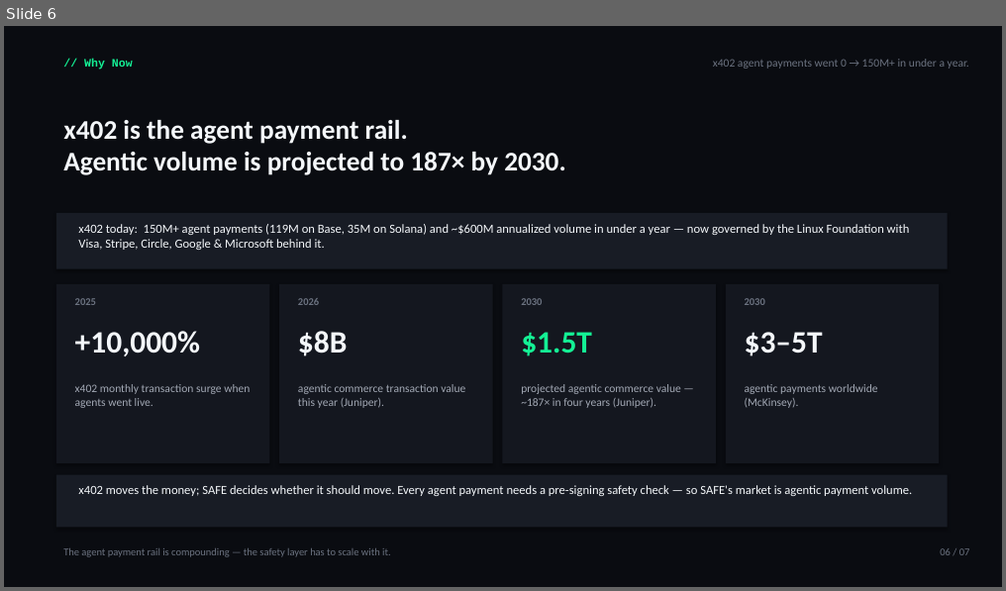
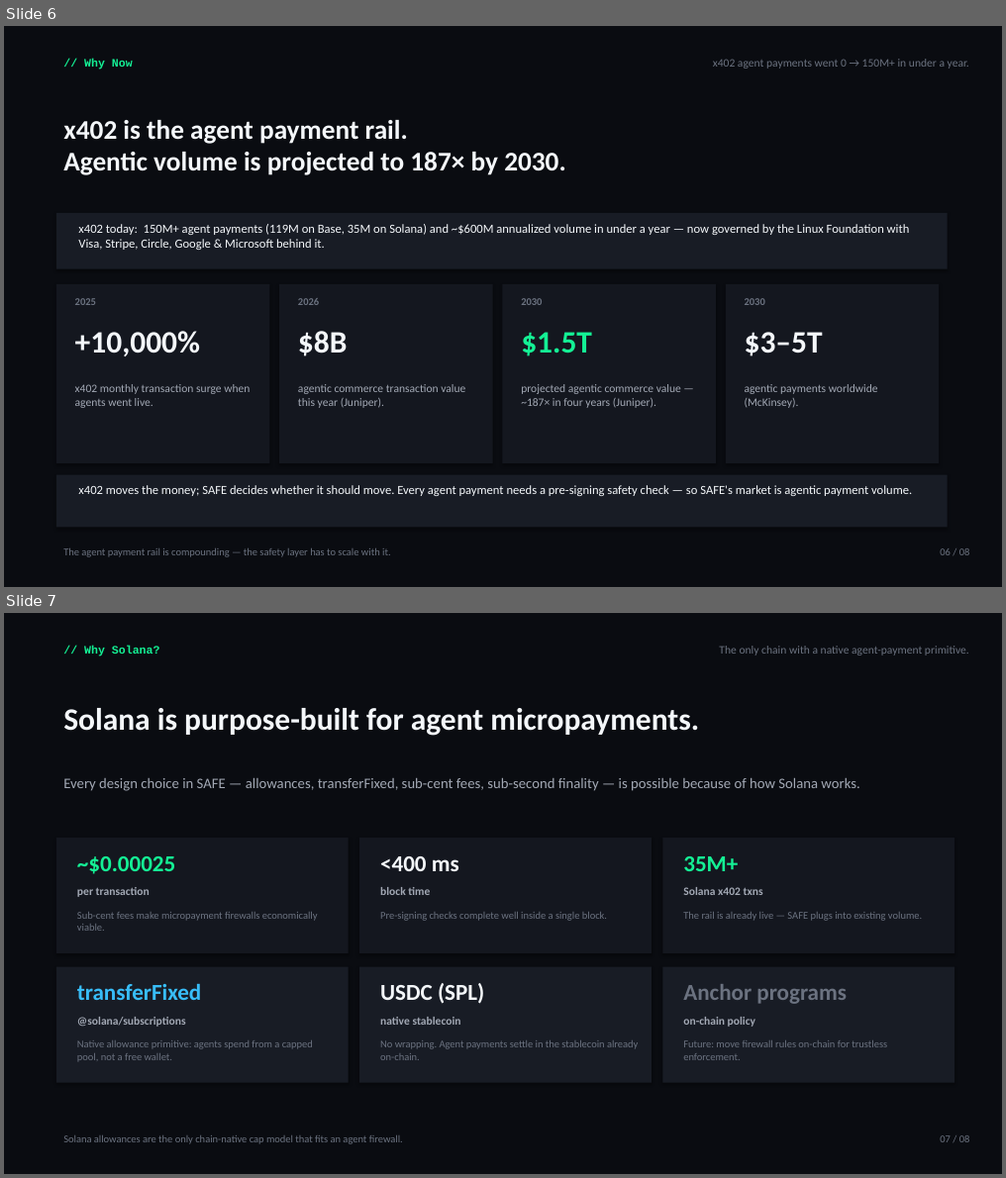
Before and after one commit to Marcussy34/SAFE, a slide deck: docs/pitch/hackathon-deck.pptx. Shown one above the other, each under a label of ours: slide 6 before the commit, slides 6 and 7 after it. The pictures are 1006x591 and 1006x1178 pixels, drawn with LibreOffice and Linux fonts; fonts in the diff are those of the drawing. Boxes give left, top, right and bottom in pixels: in the first picture for what was removed or moved away, otherwise in the second. Text is boxed around its words. In the diff, an @@ line names an element or a change of style, - is before the commit and + after.

Commit message:
Update pitch deck with new slide on Solana's advantages for agent micropayments and adjust footers for consistency across slides. Increment slide numbers to reflect the addition of the new content.

```diff
--- a/docs/pitch/hackathon-deck.pptx
+++ b/docs/pitch/hackathon-deck.pptx
@@ slide 7 added at [4, 613, 1002, 1174], background #0A0C11 @@
@@ text added at [84, 646, 160, 657], 11 pt, text #14F195, bold @@
+// Why Solana?
@@ text added at [719, 646, 969, 656], 11 pt, text #6B7280 @@
+The only chain with a native agent-payment primitive.
@@ text added at [63, 708, 699, 736], 30 pt, text #F4F7FA, bold @@
+Solana is purpose-built for agent micropayments.
@@ text added at [63, 778, 859, 791], 14 pt, text #A2A8B4 @@
+Every design choice in SAFE — allowances, transferFixed, sub-cent fees, sub-second finality — is possible because of how Solana works.
@@ rectangle added at [56, 838, 349, 954], fill #14171F @@
@@ rectangle added at [359, 838, 651, 954], fill #14171F @@
@@ rectangle added at [662, 838, 954, 954], fill #14171F @@
@@ text added at [77, 857, 175, 874], 22 pt, text #14F195, bold @@
+~$0.00025
@@ text added at [380, 857, 459, 871], 22 pt, text #F4F7FA, bold @@
+<400 ms
@@ text added at [683, 857, 738, 871], 22 pt, text #14F195, bold @@
+35M+
@@ text added at [77, 887, 150, 897], 11 pt, text #A2A8B4, bold @@
+per transaction
@@ text added at [380, 887, 430, 895], 11 pt, text #A2A8B4, bold @@
+block time
@@ text added at [683, 887, 763, 895], 11 pt, text #A2A8B4, bold @@
+Solana x402 txns
@@ text added at [77, 912, 318, 931], 10 pt, text #6B7280 @@
+Sub-cent fees make micropayment firewalls economically viable.
@@ text added at [380, 912, 607, 921], 10 pt, text #6B7280 @@
+Pre-signing checks complete well inside a single block.
@@ text added at [683, 912, 922, 921], 10 pt, text #6B7280 @@
+The rail is already live — SAFE plugs into existing volume.
@@ rectangle added at [56, 967, 349, 1083], fill #181C25 @@
@@ rectangle added at [359, 967, 651, 1083], fill #181C25 @@
@@ rectangle added at [662, 967, 954, 1083], fill #181C25 @@
@@ text added at [77, 983, 201, 1000], 22 pt, text #38BDF8, bold @@
+transferFixed
@@ text added at [380, 983, 484, 1004], 22 pt, text #F4F7FA, bold @@
+USDC (SPL)
@@ text added at [683, 984, 846, 1004], 22 pt, text #6B7280, bold @@
+Anchor programs
@@ text added at [77, 1017, 186, 1027], 11 pt, text #A2A8B4, bold @@
+@solana/subscriptions
@@ text added at [380, 1017, 461, 1025], 11 pt, text #A2A8B4, bold @@
+native stablecoin
@@ text added at [683, 1017, 755, 1027], 11 pt, text #A2A8B4, bold @@
+on-chain policy
@@ text added at [77, 1041, 313, 1061], 10 pt, text #6B7280 @@
+Native allowance primitive: agents spend from a capped pool, not a free wallet.
@@ text added at [380, 1041, 638, 1060], 10 pt, text #6B7280 @@
+No wrapping. Agent payments settle in the stablecoin already on-chain.
@@ text added at [683, 1041, 887, 1060], 10 pt, text #6B7280 @@
+Future: move firewall rules on-chain for trustless enforcement.
@@ text added at [63, 1136, 403, 1145], 10 pt, text #6B7280 @@
+Solana allowances are the only chain-native cap model that fits an agent firewall.
@@ text added at [940, 1136, 970, 1143], 10 pt, text #6B7280 @@
+07 / 08
@@ slide 6 changed as well @@
@@ text at [940, 549, 970, 556]: text changed @@
-06 / 07
+06 / 08
```
Also in this commit, not shown: 6 other slides changed, 1 other file.
